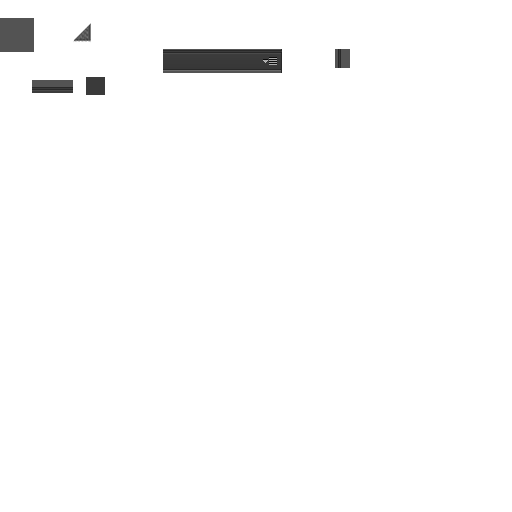
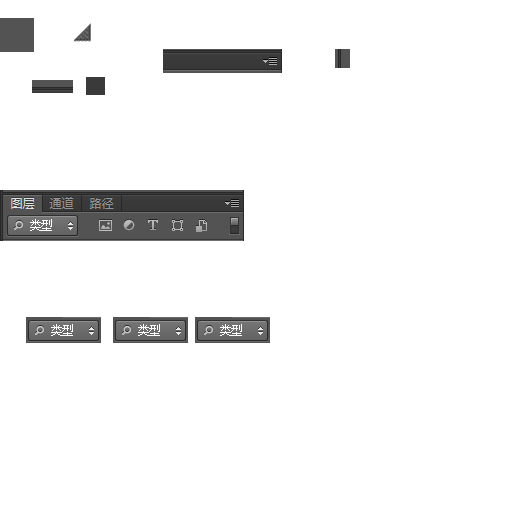
Before/after of a w=512, h=512 layered artwork. What changed in the layer stack:
added layer "图层 5 副本 2" above "图层 5 副本" over [195,317,270,343]
added layer "图层 5 副本" above "图层 5" over [113,317,188,343]
added layer "图层 5" above "图层 4" over [26,317,101,343]
renamed "图层 3" to "图层 4", painted on it over [0,190,244,241]
